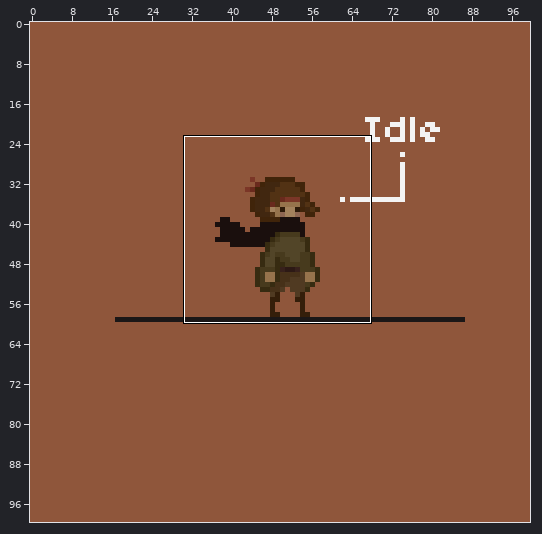
Edited in one commit: pixel-art file (img_01/animations/MC/New_OC_Idle.aseprite). Above: a wide view before the commit, with the close-up outlined.
Close-up. Old version:
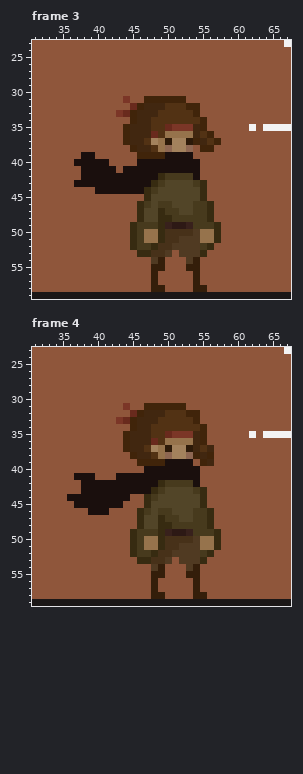
100x100 pixels, 7 frames. Shown: frame 3: x 31..67, y 23..59; frame 4: x 31..67, y 23..59. The commit also changed other frames or places, which this record leaves out.
The same view after the edit:
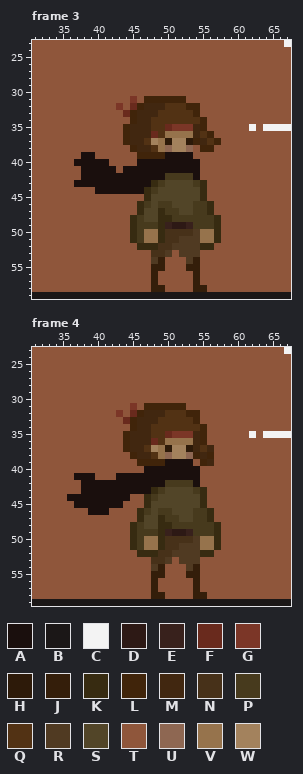
Palette (. is transparent): A #1a0f0d  B #1b1717  C #f3f3f3  D #2d1915  E #38211c  F #692a1d  G #7b3627  H #2d1a09  J #341e0a  K #372b11  L #40240a  M #412710  N #473119  P #473a1d  Q #523214  R #503a22  S #524528  T #8f563b  U #8e6752  V #96734c  W #a3825d
Change:
--- frame 3, layers "Layer 3", "Layer 2"
@@ x 41..47 @@
 30 TTTTTTT
-31 TTTGTTL
-32 TTTTFLM
-33 TTGFLMM
+31 TTTTGTL
+32 TTGTFLM
+33 TTTFLMM
 34 TTTTLMM
@@ x 47..51 @@
 41 AAAAA
-42 AAKPP
+42 AAAPP
 43 AKPSS
@@ x 43..59 @@
 47 TTTKSSKPPSSPPKTTT
-48 TTTKSSKKPPPPPKTTT
+48 TTKPSSKKPPPPPPKTT
 49 TTKPPPKEDDEPPPKTT
@@ x 43..57 @@
 51 TTKPVVKNNRRRVVK
-52 TTKPPKNNRRRRPKT
-53 TTTKKNNRTRRRKTT
+52 TTTKKKNNRRRRKKT
+53 TTTTTNNRTRRRTTT
 54 TTTTTRJTTTRJTTT
--- frame 4, layers "Layer 3", "Layer 2": the same change as frame 3
